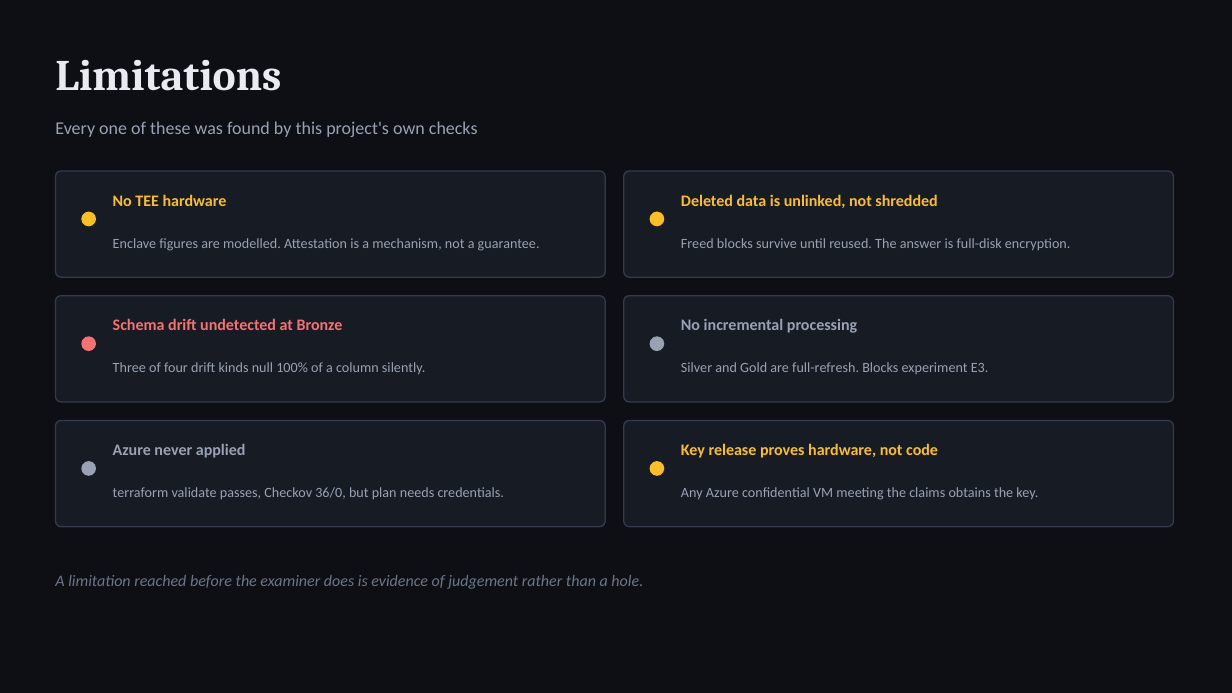
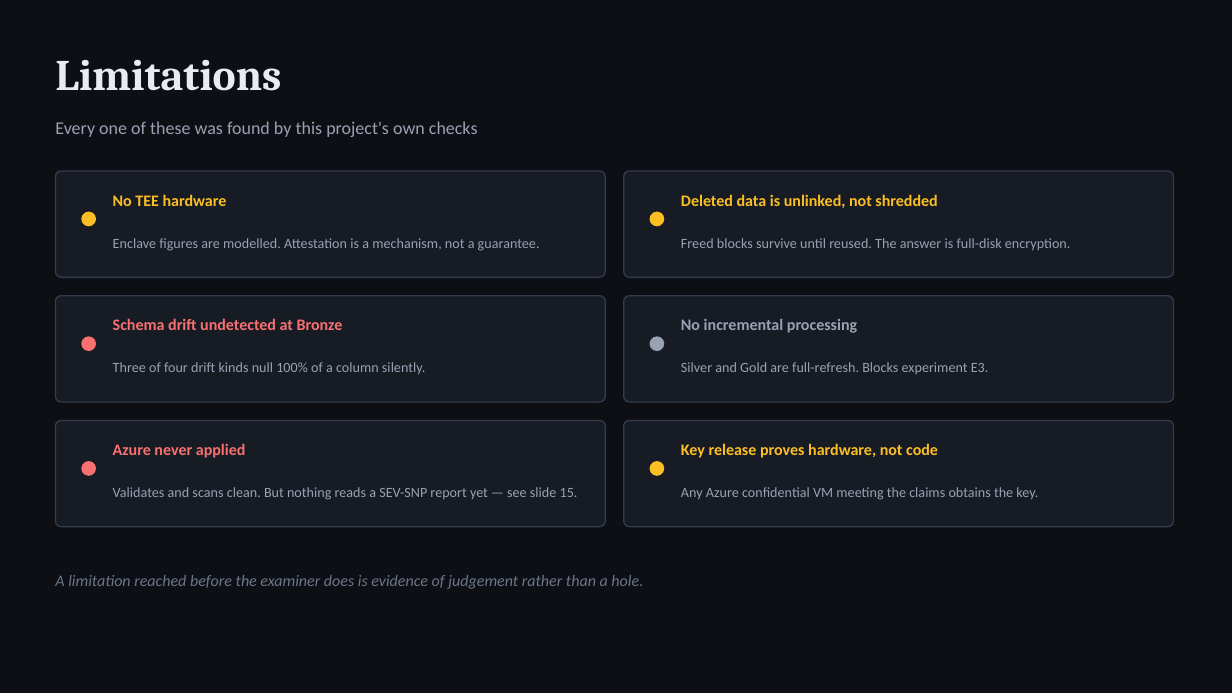
Before and after one commit to arpittomar246/confidentia, a slide deck: slide 14 of docs/report/confidentia-viva.pptx. Drawn at 1232x693 pixels with LibreOffice and Linux fonts; fonts in the diff are those of the drawing. Boxes give left, top, right and bottom in pixels: in the first picture for what was removed or moved away, otherwise in the second. Text is boxed around its words. In the diff, an @@ line names an element or a change of style, - is before the commit and + after.

```diff
--- a/docs/report/confidentia-viva.pptx
+++ b/docs/report/confidentia-viva.pptx
@@ text "Azure never applied" at bbox=[113, 443, 246, 458]: text colour #98A2B3 to #F87171 @@
@@ ellipse at bbox=[81, 461, 96, 476]: fill #98A2B3 to #F87171 @@
@@ text at bbox=[113, 487, 578, 500]: text changed @@
-terraform validate passes, Checkov 36/0, but plan needs credentials.
+Validates and scans clean. But nothing reads a SEV-SNP report yet — see slide 15.
```
Also in this commit, not shown: 1 other slide changed, 15 other files.
